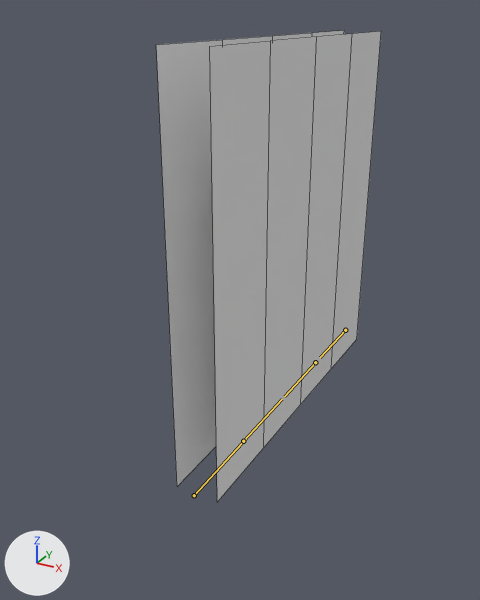
What one commit did to the Blender file Assets/models/cave/room02/leo_door.blend.
The view is the same before and after, from a 50 mm lens placed at (-116.01, -56.88, 4.19), pointed at (-119.33, -50.84, 1.16). Arrows for +X, +Y and +Z are at lower left; the lights stay in place. The bones that bend it are drawn over the model as lines. Mesh edges are drawn as thin lines.

In view in the first picture: 'leo_center.000', 'leo_center.001', 'leo_center.002', 'leo_center.003'.
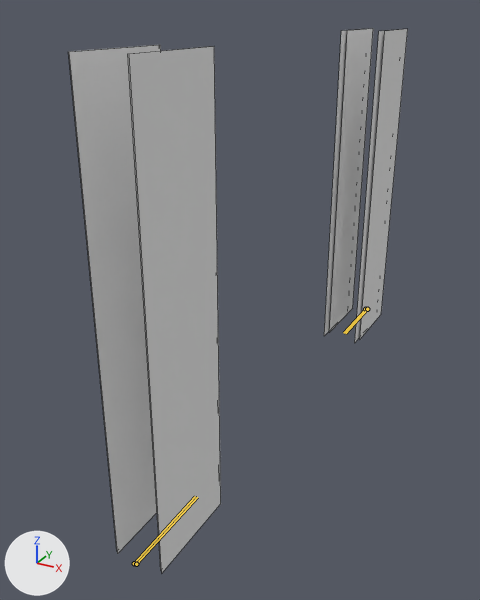
The newer file adds an action. The first version stands in its rest pose; the second is drawn at frame 1 of the action 'leo_door_close'.

Boxes [x1, y1, x2, y2] around the edits, measured in the pictures (480 x 600 px):
```json
{"object": "leo_center.002", "change": "posed", "before": [223, 36, 317, 447], "after": [70, 45, 221, 573], "on screen": "60% wider, 28% taller"}
{"object": "leo_center.003", "change": "posed", "before": [156, 40, 271, 502], "after": [69, 45, 213, 570], "on screen": "25% wider, 14% taller"}
{"object": "leo_center.001", "change": "posed", "before": [273, 33, 352, 404], "after": [329, 29, 408, 339]}
{"object": "leo_center.000", "change": "posed", "before": [312, 30, 381, 369], "after": [324, 29, 402, 342]}
{"bone": "bone_leo.L1", "before": "(345, 330) to (320, 357)", "after": "(365, 309) to (343, 333)"}
{"bone": "bone_leo.R2", "before": "(194, 495) to (242, 443)", "after": "(134, 563) to (195, 496)"}
{"bone": "bone_leo.L2", "before": "(315, 362) to (284, 396)", "after": "(367, 309) to (345, 333)"}
{"bone": "bone_leo.R1", "before": "(243, 441) to (282, 399)", "after": "(136, 564) to (197, 497)"}
```

Scene script edits in JSON lines:
```json
{"block": "bone_bone_leo_l1", "where": "bone_bone_leo_l1 = bpy.data.objects['Armature'].pose.bones['bone_leo.L1']"}
{"op": "set", "path": "bone_bone_leo_l1.location", "old": "(0.0, 0.0, 0.0)", "new": "(0.016, -0.876, 0.0)"}
{"block": "bone_bone_leo_r2", "where": "bone_bone_leo_r2 = bpy.data.objects['Armature'].pose.bones['bone_leo.R2']"}
{"op": "set", "path": "bone_bone_leo_r2.location", "old": "(0.0, 0.0, 0.0)", "new": "(0.0, -1.004, -0.016)"}
{"block": "bone_bone_leo_l2", "where": "bone_bone_leo_l2 = bpy.data.objects['Armature'].pose.bones['bone_leo.L2']"}
{"op": "set", "path": "bone_bone_leo_l2.location", "old": "(0.0, 0.0, 0.0)", "new": "(0.042, -2.043, 0.0)"}
{"block": "bone_bone_leo_r1", "where": "bone_bone_leo_r1 = bpy.data.objects['Armature'].pose.bones['bone_leo.R1']"}
{"op": "set", "path": "bone_bone_leo_r1.location", "old": "(0.0, 0.0, 0.0)", "new": "(0.0, -2.043, -0.042)"}
```
